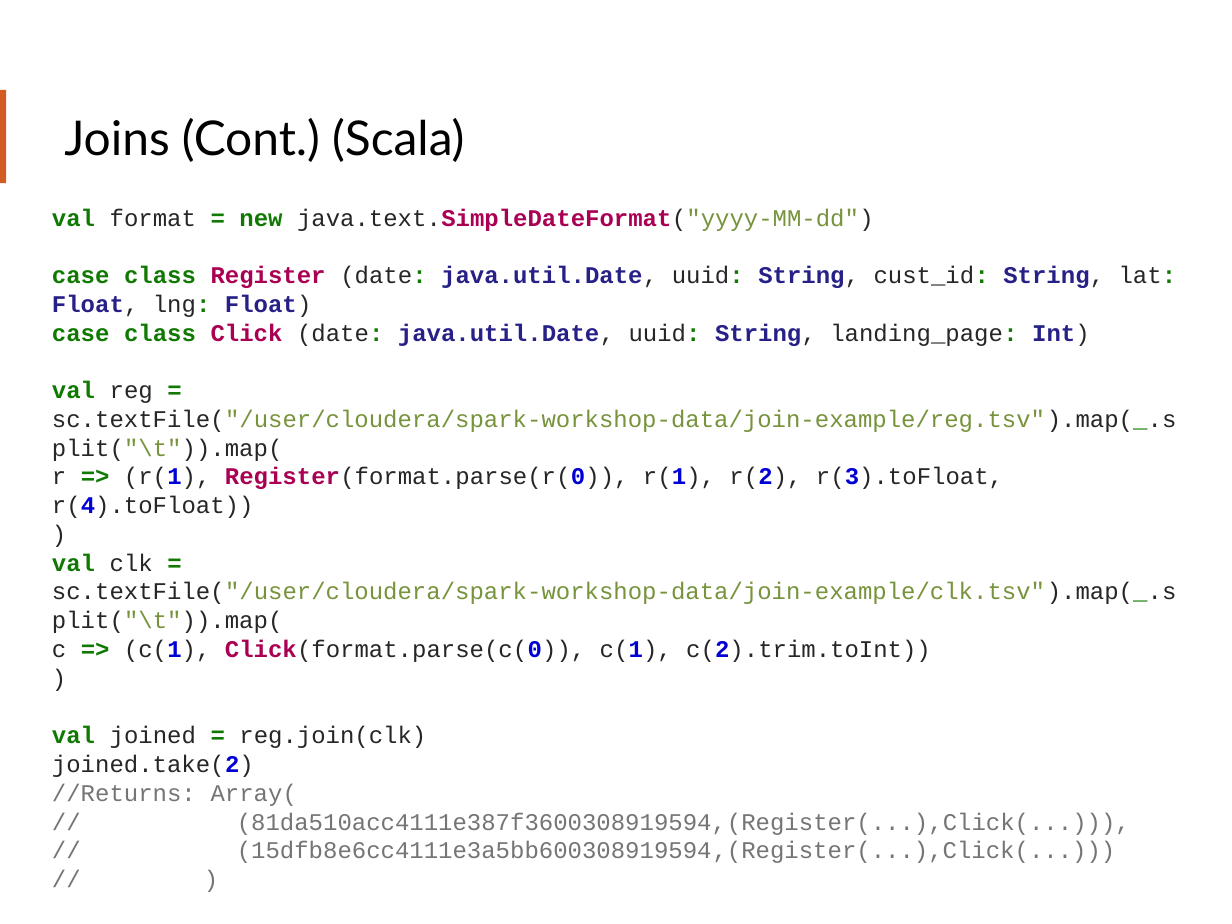
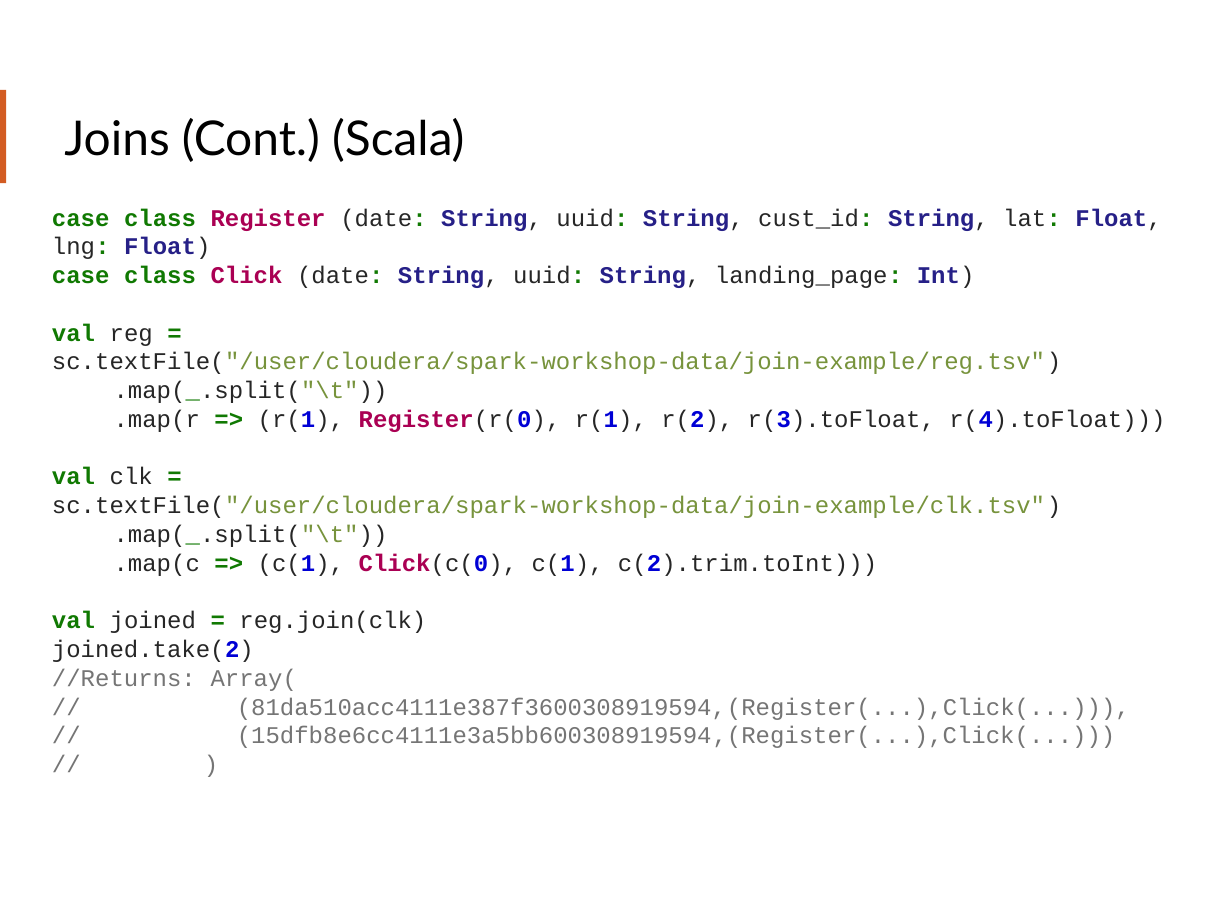
Before and after one commit to teamclairvoyant/intro-to-spark, a slide deck: slide 67 of Intro to Apache Spark Slides.pptx. Drawn at 1232x924 pixels with LibreOffice and Linux fonts; fonts in the diff are those of the drawing. Boxes give left, top, right and bottom in pixels: in the first picture for what was removed or moved away, otherwise in the second. Text is boxed around its words. In the diff, an @@ line names an element or a change of style, - is before the commit and + after.

Commit message:
Formatting the slides. Fixing the address data.

```diff
--- a/Intro to Apache Spark Slides.pptx
+++ b/Intro to Apache Spark Slides.pptx
@@ text at [52, 208, 1165, 576]: text changed @@
-val format = new java.text.SimpleDateFormat("yyyy-MM-dd")
-case class Register (date: java.util.Date, uuid: String, cust_id: String, lat: Float, lng: Float)
-case class Click (date: java.util.Date, uuid: String, landing_page: Int)
-val reg = sc.textFile("/user/cloudera/spark-workshop-data/join-example/reg.tsv").map(_.split("\t")).map(
-r => (r(1), Register(format.parse(r(0)), r(1), r(2), r(3).toFloat, r(4).toFloat))
-)
-val clk = sc.textFile("/user/cloudera/spark-workshop-data/join-example/clk.tsv").map(_.split("\t")).map(
-c => (c(1), Click(format.parse(c(0)), c(1), c(2).trim.toInt))
-)
+case class Register (date: String, uuid: String, cust_id: String, lat: Float, lng: Float)
+case class Click (date: String, uuid: String, landing_page: Int)
+val reg = sc.textFile("/user/cloudera/spark-workshop-data/join-example/reg.tsv")
+.map(_.split("\t"))
+.map(r => (r(1), Register(r(0), r(1), r(2), r(3).toFloat, r(4).toFloat)))
+val clk = sc.textFile("/user/cloudera/spark-workshop-data/join-example/clk.tsv")
+.map(_.split("\t"))
+.map(c => (c(1), Click(c(0), c(1), c(2).trim.toInt)))
```
Also in this commit, not shown: 2 other slides changed, 1 other file.
